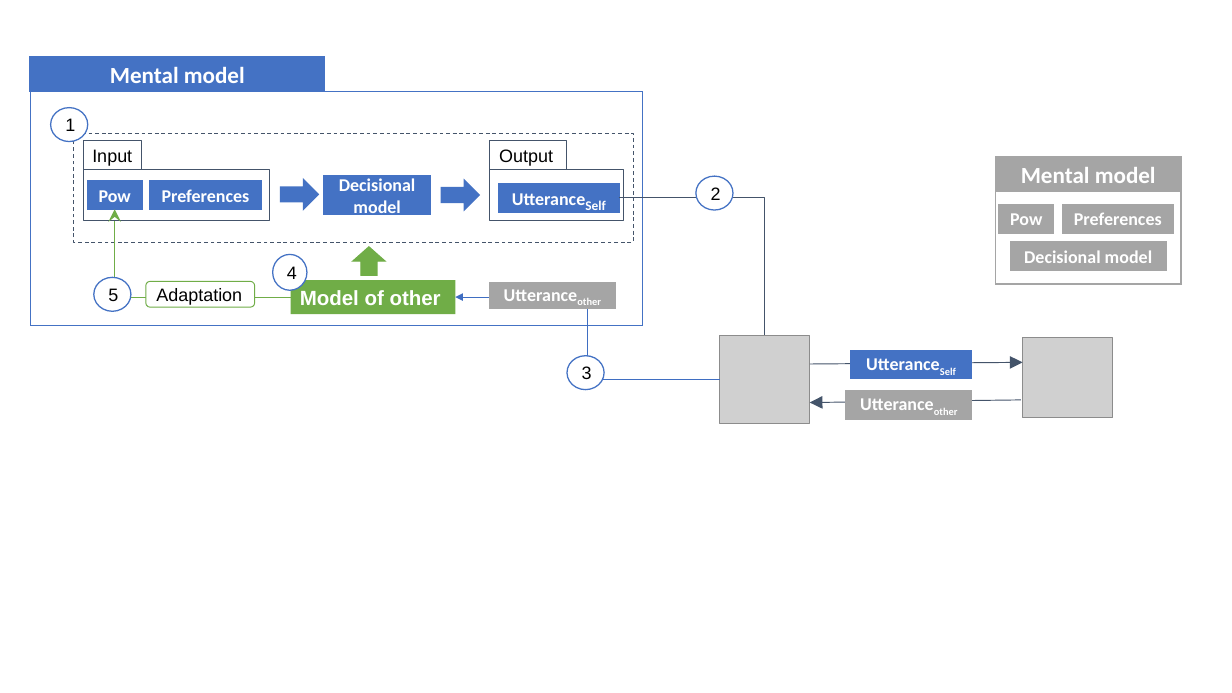
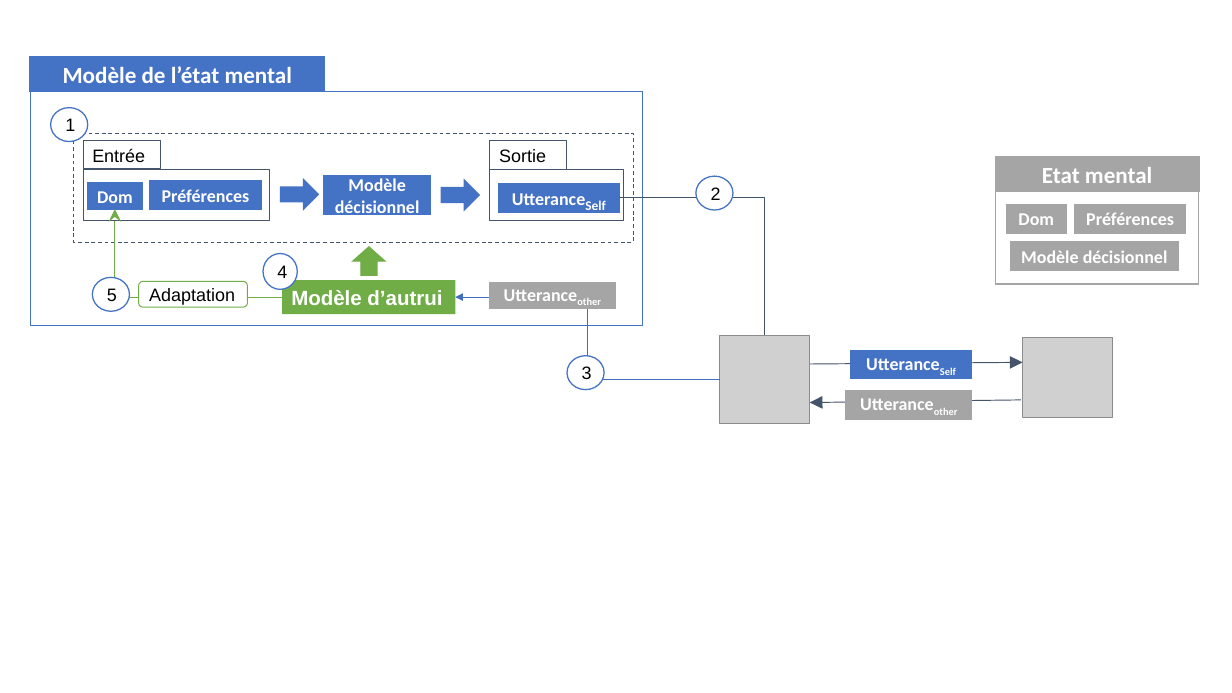
Before and after one commit to Olydia/Discolog, a slide deck: slide 2 of thesis_v2/Figures/chap5/model/models_tom.pptx (slide 4 before the commit). Drawn at 1232x693 pixels with LibreOffice and Linux fonts; fonts in the diff are those of the drawing; grey boxes stand for pictures. Boxes give left, top, right and bottom in pixels: in the first picture for what was removed or moved away, otherwise in the second. Text is boxed around its words. In the diff, an @@ line names an element or a change of style, - is before the commit and + after.

```diff
--- a/thesis_v2/Figures/chap5/model/models_tom.pptx
+++ b/thesis_v2/Figures/chap5/model/models_tom.pptx
@@ text in rectangle at bbox=[63, 66, 292, 83]: text changed @@
-Mental model
+Modèle de l’état mental
@@ rectangle "Entrée": place and size @@
-rectangle "Entrée" at bbox=[83, 140, 142, 169]
+rectangle "Entrée" at bbox=[83, 140, 160, 169]
@@ text in rectangle at bbox=[92, 148, 145, 162]: text changed @@
-Input
+Entrée
@@ text in rectangle at bbox=[499, 149, 546, 162]: text changed @@
-Output
+Sortie
@@ text in rectangle at bbox=[335, 178, 420, 218]: text changed @@
-Decisional model
+Modèle décisionnel
@@ rectangle "Etat mental": place and size @@
-rectangle "Etat mental" at bbox=[996, 157, 1182, 191]
+rectangle "Etat mental" at bbox=[996, 157, 1200, 191]
@@ text in rectangle at bbox=[1042, 167, 1152, 183]: text changed @@
-Mental model
+Etat mental
@@ text in rectangle at bbox=[97, 191, 133, 203]: text changed @@
-Pow
+Dom
@@ elbow arrow moved from (115, 209) - (290, 298) to (115, 209) - (282, 298) @@
@@ text in rectangle at bbox=[162, 189, 250, 202]: text changed @@
-Preferences
+Préférences
@@ rectangle: place and size @@
-rectangle at bbox=[996, 191, 1182, 285]
+rectangle at bbox=[996, 191, 1200, 285]
@@ rectangle "Dom": place and size @@
-rectangle "Dom" at bbox=[1000, 204, 1054, 233]
+rectangle "Dom" at bbox=[1007, 204, 1067, 233]
@@ rectangle "Préférences": place and size @@
-rectangle "Préférences" at bbox=[1063, 204, 1174, 233]
+rectangle "Préférences" at bbox=[1075, 204, 1186, 233]
@@ text in rectangle at bbox=[1018, 213, 1054, 225]: text changed @@
-Pow
+Dom
@@ text in rectangle at bbox=[1086, 213, 1174, 225]: text changed @@
-Preferences
+Préférences
@@ ellipse "4": place and size @@
-ellipse "4" at bbox=[273, 254, 307, 290]
+ellipse "4" at bbox=[263, 253, 298, 289]
@@ rectangle "Modèle décisionnel": place and size @@
-rectangle "Modèle décisionnel" at bbox=[1011, 242, 1166, 271]
+rectangle "Modèle décisionnel" at bbox=[1011, 242, 1178, 271]
@@ text in rectangle at bbox=[1021, 250, 1168, 263]: text changed @@
-Decisional model
+Modèle décisionnel
@@ rounded rectangle "Adaptation": place and size @@
-rounded rectangle "Adaptation" at bbox=[146, 282, 255, 308]
+rounded rectangle "Adaptation" at bbox=[139, 282, 248, 308]
@@ rectangle "Modèle d’autrui": place and size @@
-rectangle "Modèle d’autrui" at bbox=[290, 280, 455, 314]
+rectangle "Modèle d’autrui" at bbox=[282, 280, 455, 314]
@@ text in rectangle at bbox=[291, 290, 442, 305]: text changed @@
-Model of other
+Modèle d’autrui
```
Also in this commit, not shown: 1 other slide changed, 2 slides removed, 12 other files.
